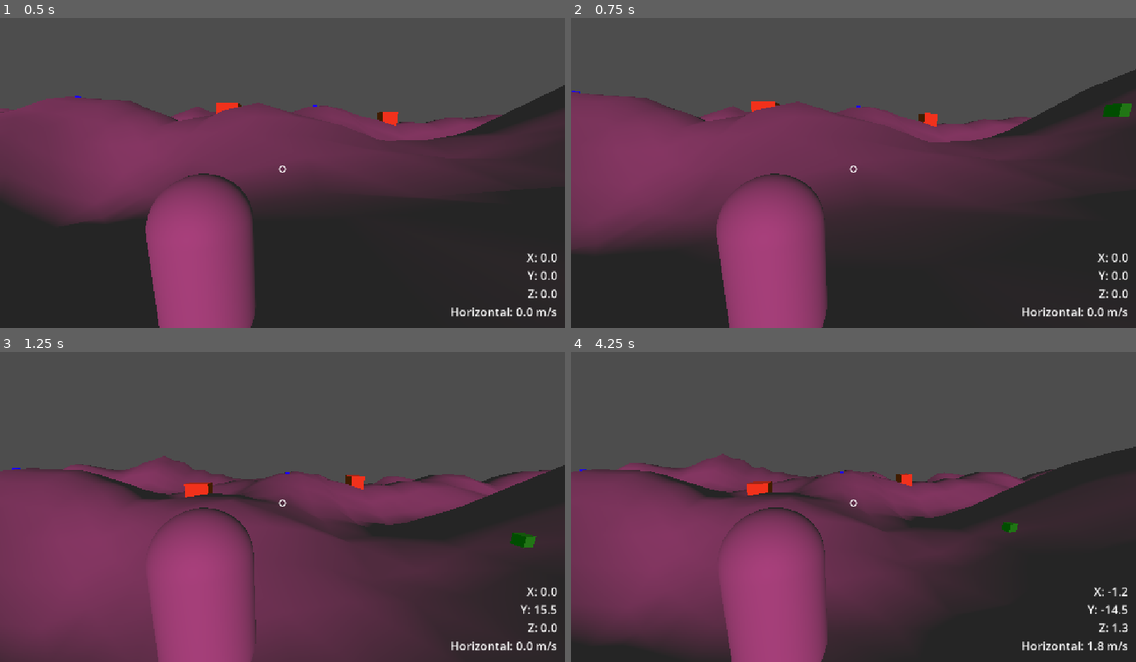
Above: before the commit, frames 1-4 (two rows, left to right).
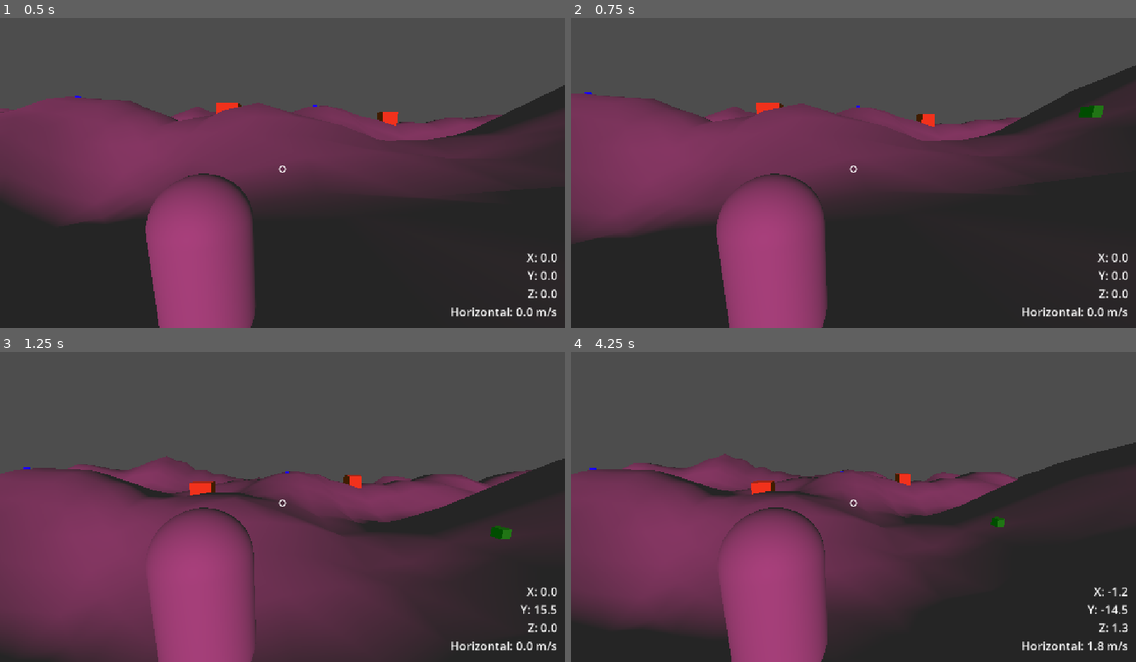
Above: after the commit, the same moments.

Repository: Mvfm-25/Tribes-Like
Game: Godot game, scene res://cenas/AyeMakSicur.tscn
Two runs of this game, one before a commit and one after it. Both use one fixed random seed, a clock stepped at 60 frames per second and the inputs below.
Inputs (mouse positions are in pixels of both pictures, inside the frame that each line leads up to):
- Up to frame 1 (0.5 s): no input
- Up to frame 2 (0.75 s): tap Enter at 0.5 s; move the mouse to (881, 166) at 0.52 s; tap W (anda_f) at 0.6 s
- Up to frame 3 (1.25 s): tap Space (pula) at 0.77 s
- Up to frame 4 (4.25 s): move the mouse to (825, 503) at 1.27 s; tap S (anda_t) at 1.35 s; tap Space (pula) at 1.52, 3.02, 3.77 s; move the mouse to (864, 497) at 2.02 s; click (864, 497) at 2.1 s; move the mouse to (847, 507) at 2.77 s; tap D (strafe_d) at 2.85 s; move the mouse to (893, 507) at 3.52 s; tap A (strafe_e) at 3.6 s

Frame 1 is identical in both runs. In frame 2, 2.7% of the frame differs, in the area x 0-100%, y 15-75%; in frame 3, 2.5%; in frame 4, 3.0%, in the area x 0-100%, y 29-97%.

Commit message:
Movimentação mais Tribes

Diff:
--- a/tribes-like/scripts/jogador.gd
+++ b/tribes-like/scripts/jogador.gd
@@ -9,6 +9,7 @@
 @export var vel_max_ar: float = 50.0
 
 @export var atrito_esqui: float = 0.2 # m/s² perdidos ao deslizar
+@export var freio_chao: float = 20.0 # m/s² com que o chão leva a velocidade até o input
 
 @export var sensibilidade: float = 0.003 # rad por pixel
 @export var pitch_min: float = deg_to_rad(-70.0)
@@ -58,8 +59,11 @@
 	elif esquiando:
 		_esquia(direcao, delta)
 	else:
-		velocity.x = direcao.x * speed
-		velocity.z = direcao.z * speed
+		var horizontal := Vector3(velocity.x, 0.0, velocity.z)
+		# O chão aproxima a velocidade do input aos poucos, tanto freando quanto acelerando.
+		horizontal = horizontal.move_toward(direcao * speed, freio_chao * delta)
+		velocity.x = horizontal.x
+		velocity.z = horizontal.z
 		if Input.is_action_just_pressed("pula"):
 			velocity.y = jump_speed
 		elif velocity.y < 0.0 :
